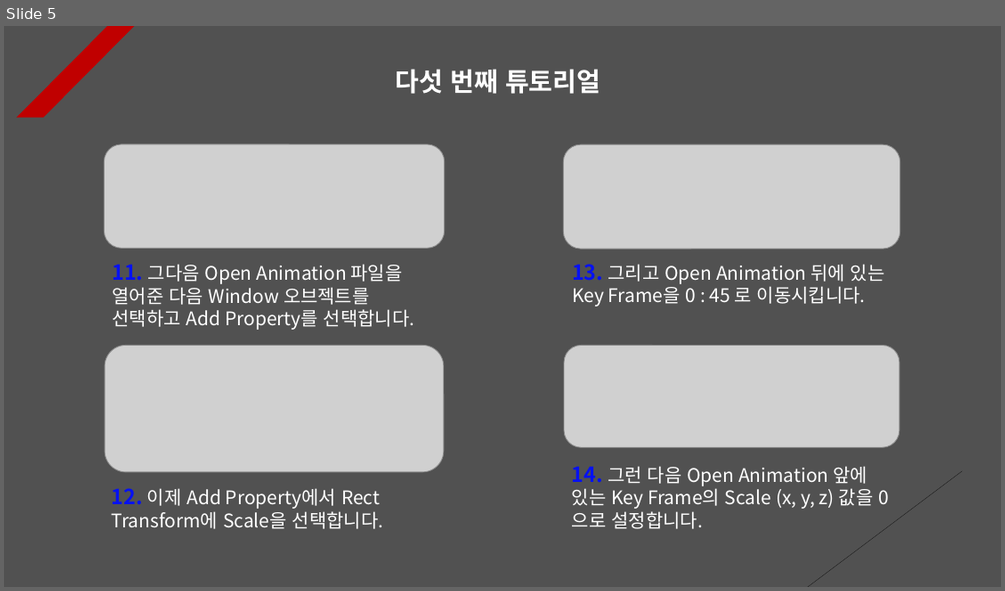
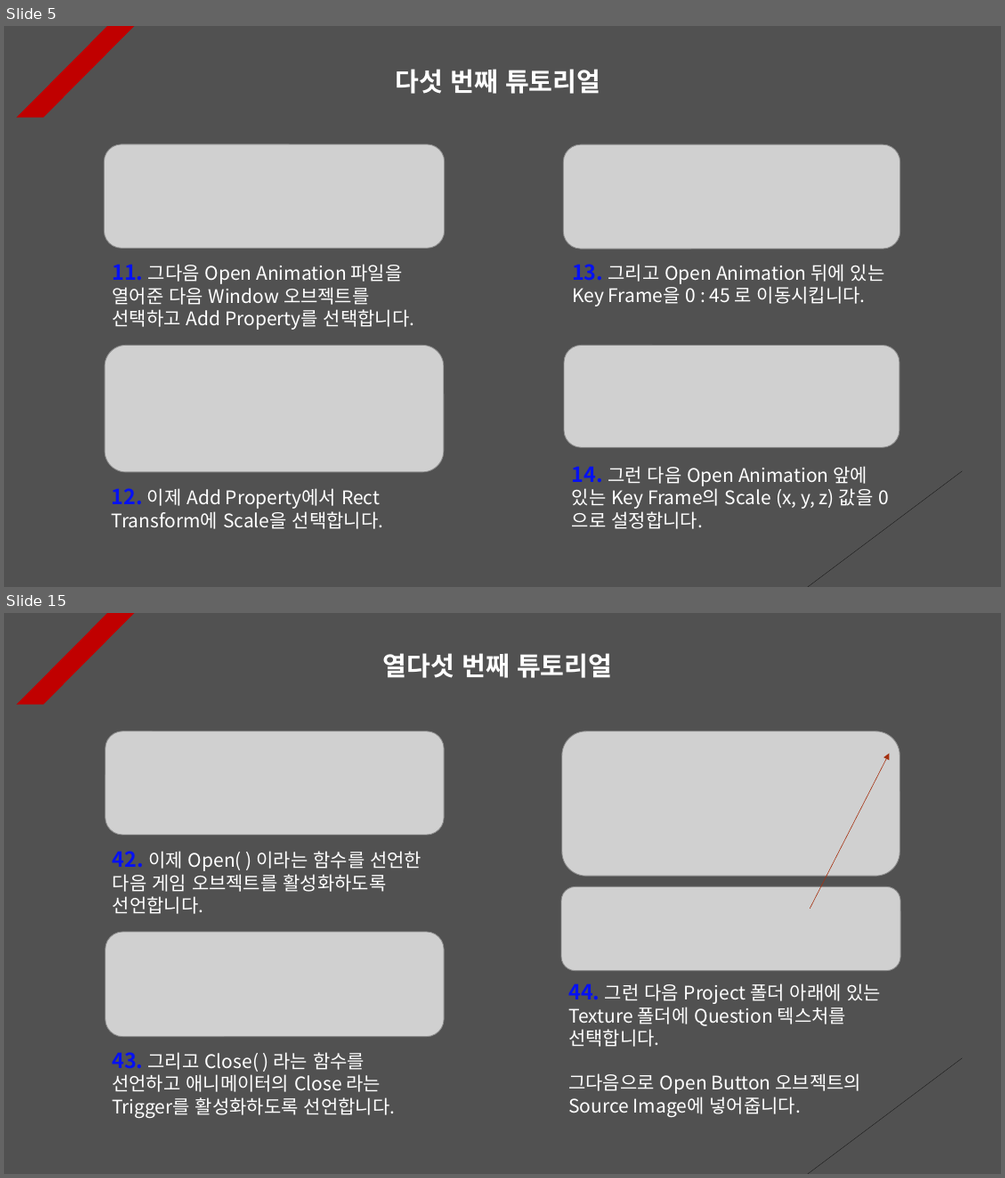
Before and after one commit to Unity2033/3D-UnityEngine, a slide deck: Assets/Animation Clip/PPT Data/Animation Clip Example.pptx. Shown one above the other, each under a label of ours: slide 5 before the commit, slides 5 and 15 after it; the slides between them are not shown. The pictures are 1005x591 and 1005x1178 pixels, drawn with LibreOffice and Linux fonts; fonts in the diff are those of the drawing; grey boxes stand for pictures. Boxes give left, top, right and bottom in pixels: in the first picture for what was removed or moved away, otherwise in the second. Text is boxed around its words. In the diff, an @@ line names an element or a change of style, - is before the commit and + after.

```diff
--- a/Assets/Animation Clip/PPT Data/Animation Clip Example.pptx
+++ b/Assets/Animation Clip/PPT Data/Animation Clip Example.pptx
@@ slide 15 added at (4, 613, 1001, 1174), background #515151; not listed: 2 template elements that a slide beside it also shows @@
@@ text added at (383, 653, 612, 678), 25 pt, text #FFFFFF, bold @@
+열다섯 번째 튜토리얼
@@ picture added at (105, 731, 444, 835) @@
@@ picture added at (562, 731, 900, 876) @@
@@ arrow added from (810, 908) to (890, 754), #A5300F 0.5 pt dashed @@
@@ text added at (113, 851, 421, 914), 18 pt, text #FFFFFF @@
+42. 이제 Open( ) 이라는 함수를 선언한 다음 게임 오브젝트를 활성화하도록 선언합니다.
@@ picture added at (561, 887, 900, 971) @@
@@ picture added at (105, 932, 444, 1037) @@
@@ text added at (568, 983, 882, 1117), 18 pt, text #FFFFFF @@
+44. 그런 다음 Project 폴더 아래에 있는 Texture 폴더에 Question 텍스처를 선택합니다.
+그다음으로 Open Button 오브젝트의 Source Image에 넣어줍니다.
@@ text added at (112, 1052, 395, 1118), 18 pt, text #FFFFFF @@
+43. 그리고 Close( ) 라는 함수를 선언하고 애니메이터의 Close 라는 Trigger를 활성화하도록 선언합니다.
```
Also in this commit, not shown: 4 slides changed, 8 other slides added, 19 other files.
